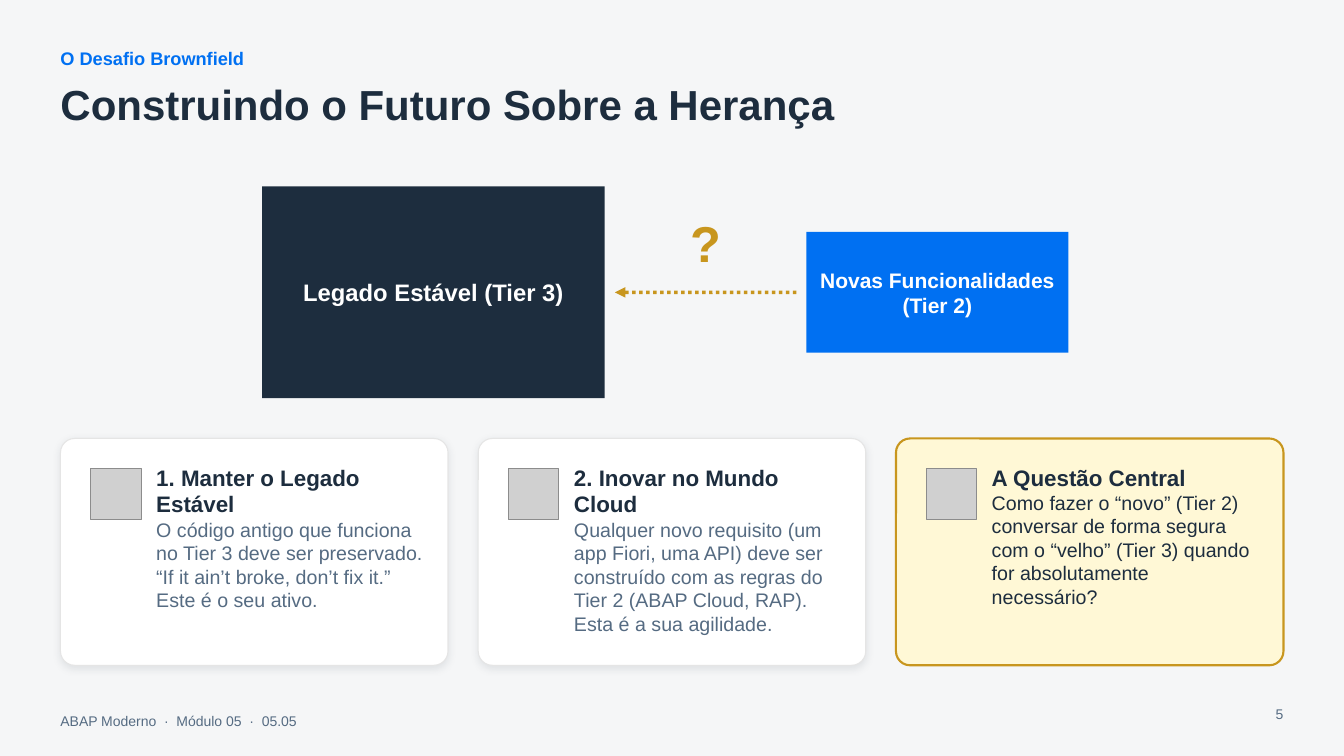
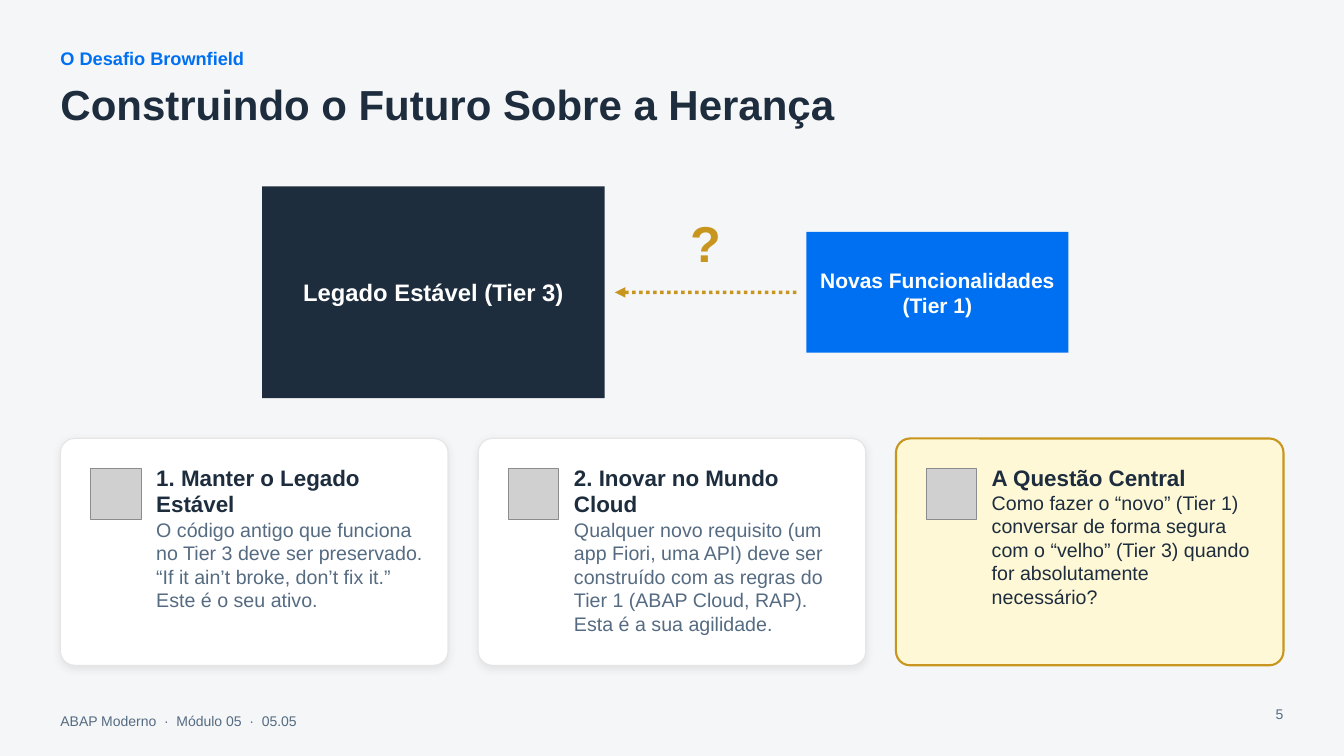
Before and after one commit to AdrianoBispo/estude-sap-abap-moderno, a slide deck: slide 5 of modulo-05/05.05 - Considerações Especiais para SAP S_4HANA Cloud Private Edition e On-Premise/05.05_Dominando_os_Dois_Mundos_Estratégia_Clean_Core.pptx. Drawn at 1344x756 pixels with LibreOffice and Linux fonts; fonts in the diff are those of the drawing; grey boxes stand for pictures. Boxes give left, top, right and bottom in pixels: in the first picture for what was removed or moved away, otherwise in the second. Text is boxed around its words. In the diff, an @@ line names an element or a change of style, - is before the commit and + after.

```diff
--- a/modulo-05/05.05 - Considerações Especiais para SAP S_4HANA Cloud Private Edition e On-Premise/05.05_Dominando_os_Dois_Mundos_Estratégia_Clean_Core.pptx
+++ b/modulo-05/05.05 - Considerações Especiais para SAP S_4HANA Cloud Private Edition e On-Premise/05.05_Dominando_os_Dois_Mundos_Estratégia_Clean_Core.pptx
@@ text at (820, 272, 1054, 317): text changed @@
-Novas Funcionalidades (Tier 2)
+Novas Funcionalidades (Tier 1)
@@ text at (992, 495, 1249, 604): text changed @@
-Como fazer o “novo” (Tier 2) conversar de forma segura com o “velho” (Tier 3) quando for absolutamente necessário?
+Como fazer o “novo” (Tier 1) conversar de forma segura com o “velho” (Tier 3) quando for absolutamente necessário?
@@ text at (574, 523, 823, 635): text changed @@
-Qualquer novo requisito (um app Fiori, uma API) deve ser construído com as regras do Tier 2 (ABAP Cloud, RAP). Esta é a sua agilidade.
+Qualquer novo requisito (um app Fiori, uma API) deve ser construído com as regras do Tier 1 (ABAP Cloud, RAP). Esta é a sua agilidade.
```
Also in this commit, not shown: 11 other slides changed, 1 slide added, 1 other file.
